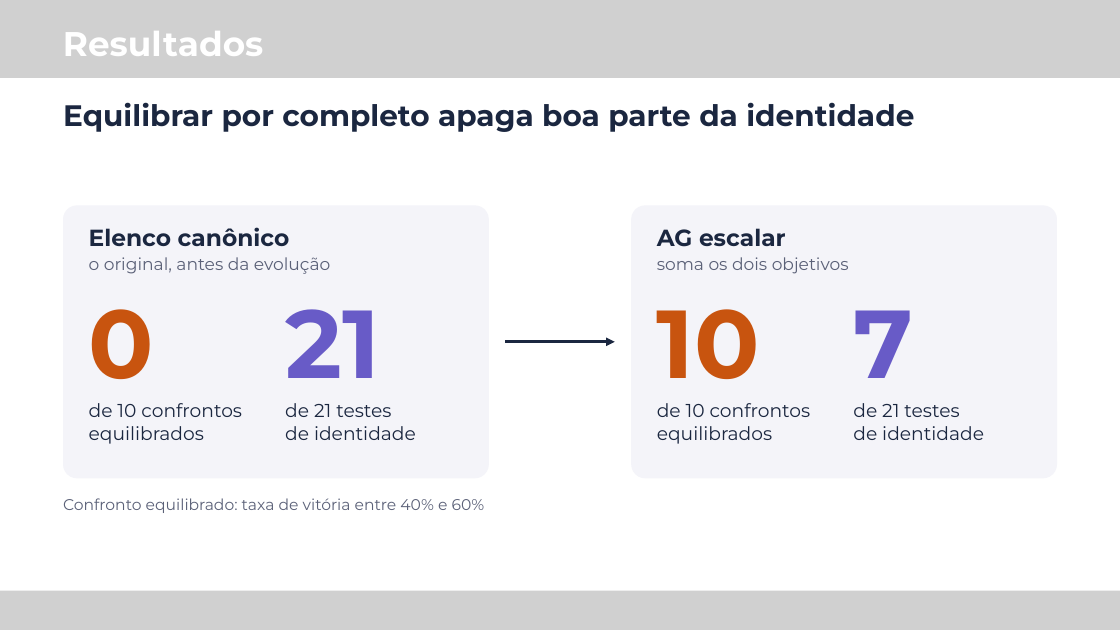
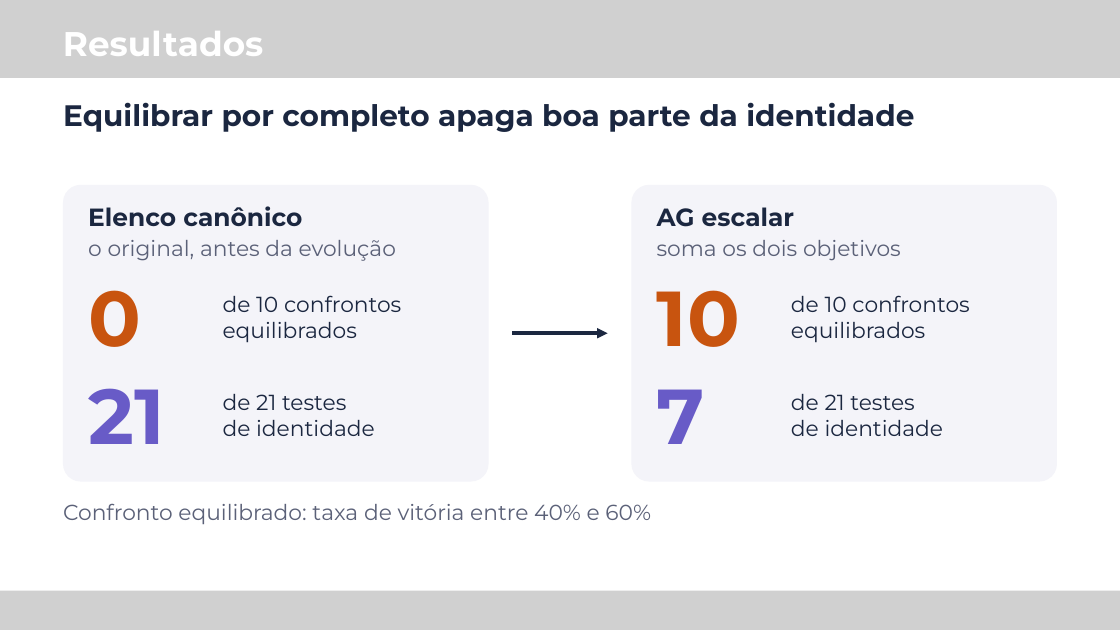
Before and after one commit to M-Gimenes/Simulation, a slide deck: slide 5 of overleaf/talk-latinoware-2026/slides.pptx. Drawn at 1120x630 pixels with LibreOffice and Linux fonts; fonts in the diff are those of the drawing; grey boxes stand for pictures. Boxes give left, top, right and bottom in pixels: in the first picture for what was removed or moved away, otherwise in the second. Text is boxed around its words. In the diff, an @@ line names an element or a change of style, - is before the commit and + after.

```diff
--- a/overleaf/talk-latinoware-2026/slides.pptx
+++ b/overleaf/talk-latinoware-2026/slides.pptx
@@ rounded rectangle: place and size @@
-rounded rectangle at box(63, 206, 488, 479)
+rounded rectangle at box(63, 185, 488, 482)
@@ rounded rectangle at box(63, 185, 488, 482): proportions changed @@
@@ text "Elenco canônico": place and size @@
-text "Elenco canônico" at box(89, 227, 290, 246)
+text "Elenco canônico" at box(88, 206, 302, 226)
@@ text "Elenco canônico" at box(88, 206, 302, 226): size 30 to 32 pt @@
@@ rounded rectangle at box(632, 185, 1057, 482): proportions changed @@
@@ rounded rectangle: place and size @@
-rounded rectangle at box(631, 206, 1057, 479)
+rounded rectangle at box(632, 185, 1057, 482)
@@ text "AG escalar" at box(657, 207, 795, 227): size 30 to 32 pt @@
@@ text "AG escalar": place and size @@
-text "AG escalar" at box(657, 228, 786, 247)
+text "AG escalar" at box(657, 207, 795, 227)
@@ text "o original, antes da evolução": place and size @@
-text "o original, antes da evolução" at box(89, 257, 330, 274)
+text "o original, antes da evolução" at box(88, 240, 396, 261)
@@ text "o original, antes da evolução" at box(88, 240, 396, 261): size 22 to 28 pt @@
@@ text "soma os dois objetivos" at box(657, 240, 901, 261): size 22 to 28 pt @@
@@ text "soma os dois objetivos": place and size @@
-text "soma os dois objetivos" at box(657, 257, 849, 274)
+text "soma os dois objetivos" at box(657, 240, 901, 261)
@@ text "0": place and size @@
-text "0" at box(89, 309, 154, 379)
+text "0" at box(88, 290, 141, 347)
@@ text "de 10 confrontos": place and size @@
-text "de 10 confrontos" at box(89, 403, 242, 444)
+text "de 10 confrontos" at box(223, 295, 401, 343)
@@ text "10": place and size @@
-text "10" at box(657, 309, 760, 379)
+text "10" at box(657, 290, 740, 347)
@@ size 24 to 28 pt; vertical alignment top to middle in 4 elements at box(223, 394, 375, 436), box(791, 394, 944, 436), box(223, 295, 401, 343), box(791, 295, 969, 343) @@
@@ text "de 10 confrontos": place and size @@
-text "de 10 confrontos" at box(657, 403, 811, 444)
+text "de 10 confrontos" at box(791, 295, 969, 343)
@@ arrow moved from (505, 342) - (615, 342) to (512, 333) - (608, 333) @@
@@ arrow (512, 333) - (608, 333): stroke #1B2740 3.75 pt to #1B2740 4.5 pt @@
@@ text "21": place and size @@
-text "21" at box(285, 309, 380, 378)
+text "21" at box(88, 388, 164, 444)
@@ text "de 21 testes": place and size @@
-text "de 21 testes" at box(285, 403, 416, 440)
+text "de 21 testes" at box(223, 394, 375, 436)
@@ size 124 to 100 pt; vertical alignment top to middle in 4 elements at box(88, 290, 141, 347), box(657, 290, 740, 347), box(88, 388, 164, 444), box(657, 389, 705, 444) @@
@@ text "7": place and size @@
-text "7" at box(853, 310, 913, 378)
+text "7" at box(657, 389, 705, 444)
@@ text "de 21 testes": place and size @@
-text "de 21 testes" at box(853, 403, 984, 440)
+text "de 21 testes" at box(791, 394, 944, 436)
@@ text "Confronto equilibrado: taxa de vitória ..." at box(63, 504, 651, 524): size 20 to 28 pt @@
```
Also in this commit, not shown: 7 other slides changed, 1 other file.
